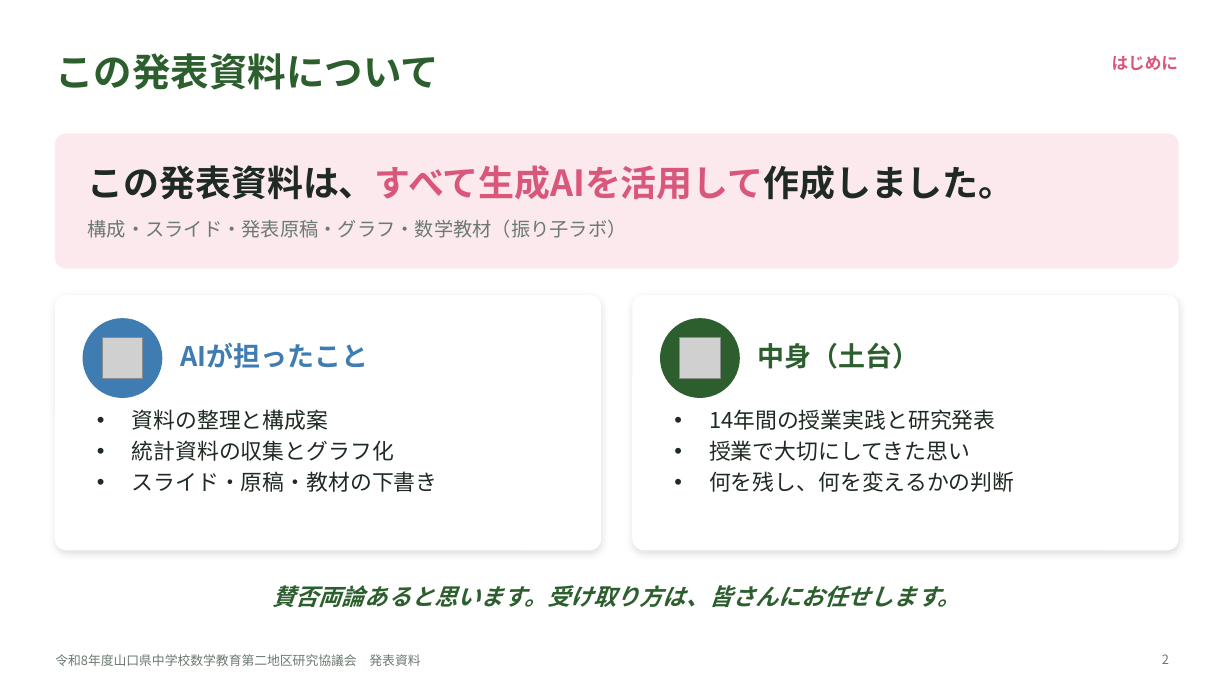
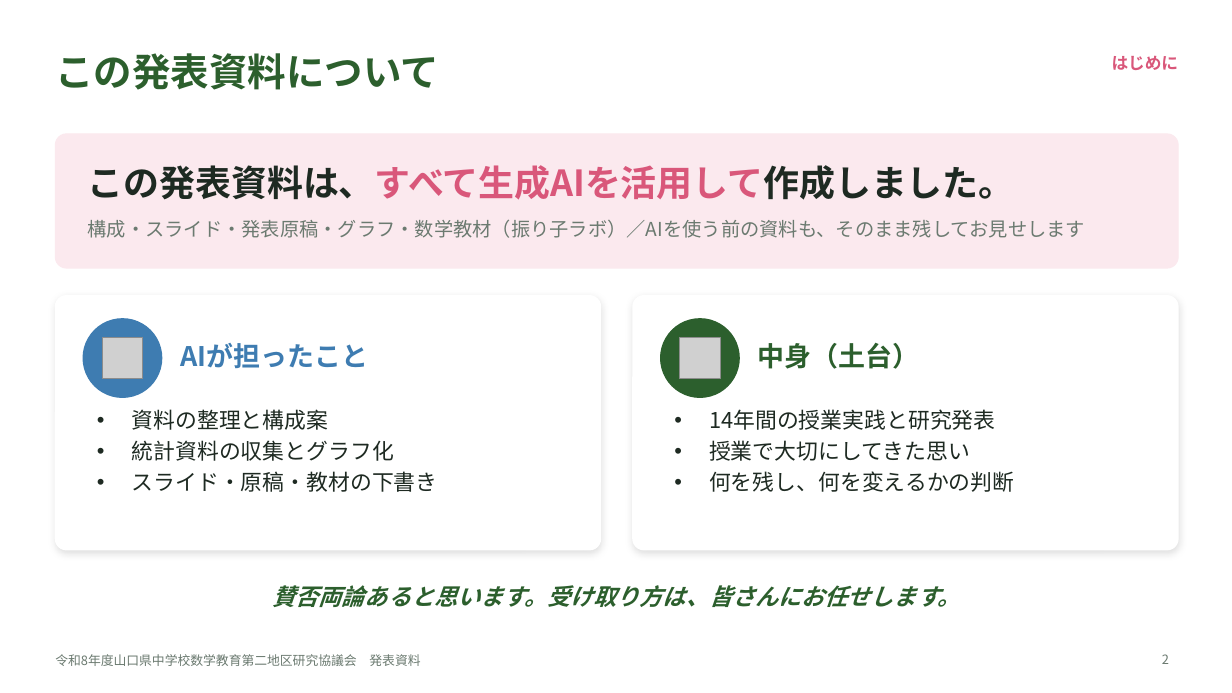
Before and after one commit to margiela14th-sudo/my-ai-project, a slide deck: slide 2 of 07_完成資料/県大会発表_生成AI授業再構築.pptx. Drawn at 1232x693 pixels with LibreOffice and Linux fonts; fonts in the diff are those of the drawing; grey boxes stand for pictures. Boxes give left, top, right and bottom in pixels: in the first picture for what was removed or moved away, otherwise in the second. Text is boxed around its words. In the diff, an @@ line names an element or a change of style, - is before the commit and + after.

```diff
--- a/07_完成資料/県大会発表_生成AI授業再構築.pptx
+++ b/07_完成資料/県大会発表_生成AI授業再構築.pptx
@@ text at bbox=[88, 219, 1085, 238]: text changed @@
-構成・スライド・発表原稿・グラフ・数学教材（振り子ラボ）
+構成・スライド・発表原稿・グラフ・数学教材（振り子ラボ）／AIを使う前の資料も、そのまま残してお見せします
```
Also in this commit, not shown: 13 other slides changed, 6 slides added, 3 slides removed, 14 other files.
